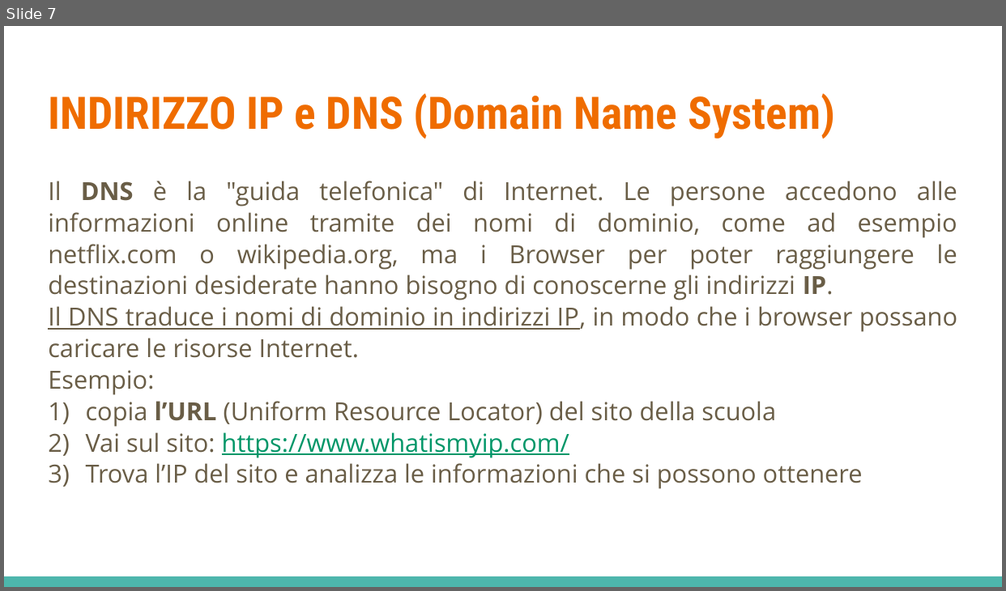
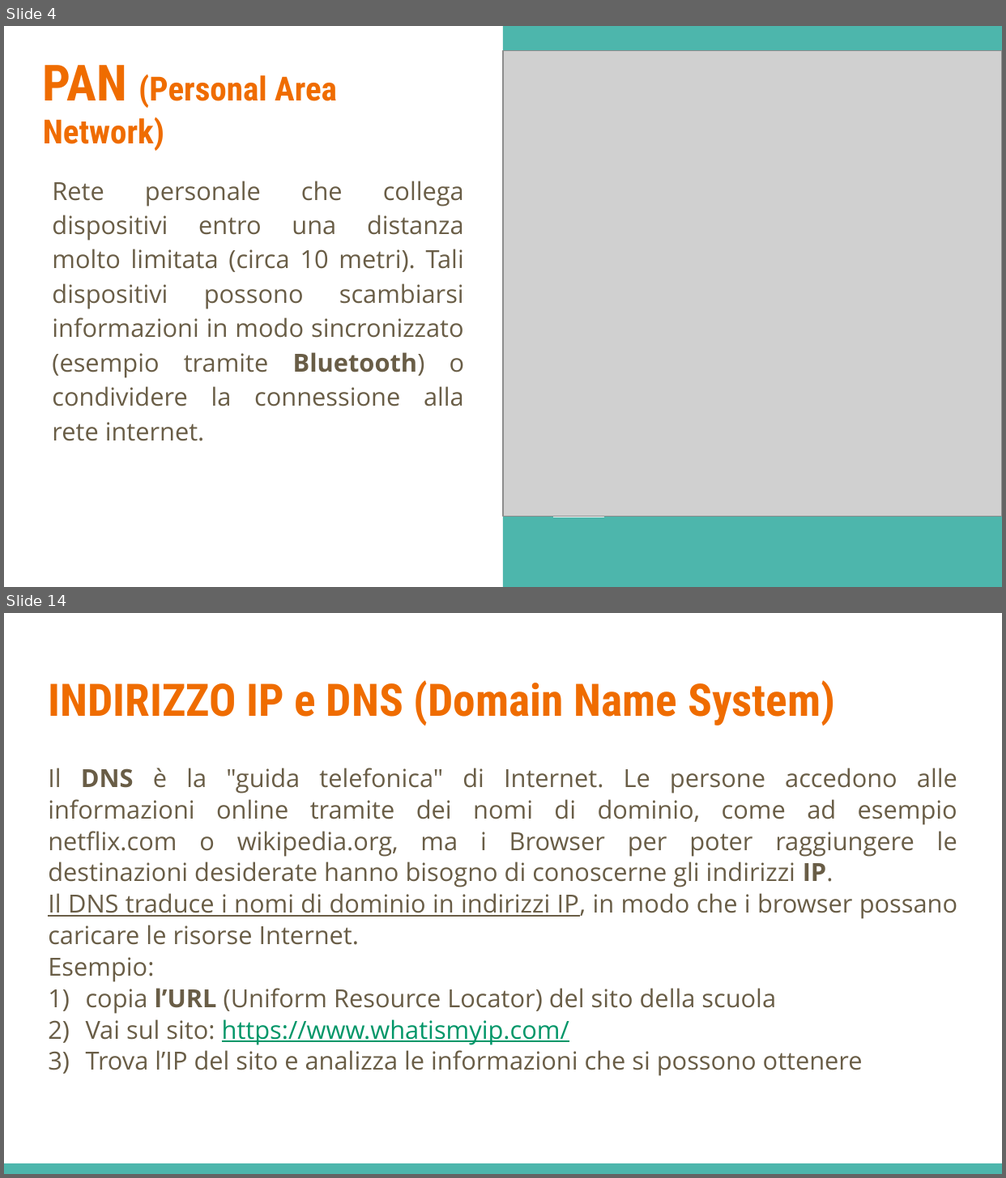
Before and after one commit to LeleCazza/LeleCazza.github.io, a slide deck: reti_informatiche/materiale/lezione_1_reti_introduzione.pptx. Shown one above the other, each under a label of ours: slide 7 before the commit, slides 4 and 14 after it; the slides between them are not shown. The pictures are 1006x591 and 1006x1178 pixels, drawn with LibreOffice and Linux fonts; fonts in the diff are those of the drawing; grey boxes stand for pictures. Boxes give left, top, right and bottom in pixels: in the first picture for what was removed or moved away, otherwise in the second. Text is boxed around its words. In the diff, an @@ line names an element or a change of style, - is before the commit and + after.

```diff
--- a/reti_informatiche/materiale/lezione_1_reti_introduzione.pptx
+++ b/reti_informatiche/materiale/lezione_1_reti_introduzione.pptx
@@ slide 4 added at (x1=4, y1=26, x2=1002, y2=587), background #FFFFFF @@
@@ rectangle added at (x1=503, y1=26, x2=1002, y2=587), fill #4DB6AC @@
@@ title added at (x1=43, y1=65, x2=337, y2=151), 24 pt, text #EF6C00, bold @@
+PAN (Personal Area Network)
@@ picture added at (x1=503, y1=51, x2=1002, y2=517) @@
@@ subtitle added at (x1=52, y1=181, x2=465, y2=442), 18 pt, text #695D46 @@
+Rete personale che collega dispositivi entro una distanza molto limitata (circa 10 metri). Tali dispositivi possono scambiarsi informazioni in modo sincronizzato (esempio tramite Bluetooth) o condividere la connessione alla rete internet.
@@ line added from (553, 517) to (603, 517), #FFFFFF 1.5 pt @@
@@ what was slide 7 is now slide 14 @@
```
Also in this commit, not shown: 6 slides changed, 7 other slides added, 2 slides removed, 1 other file.
